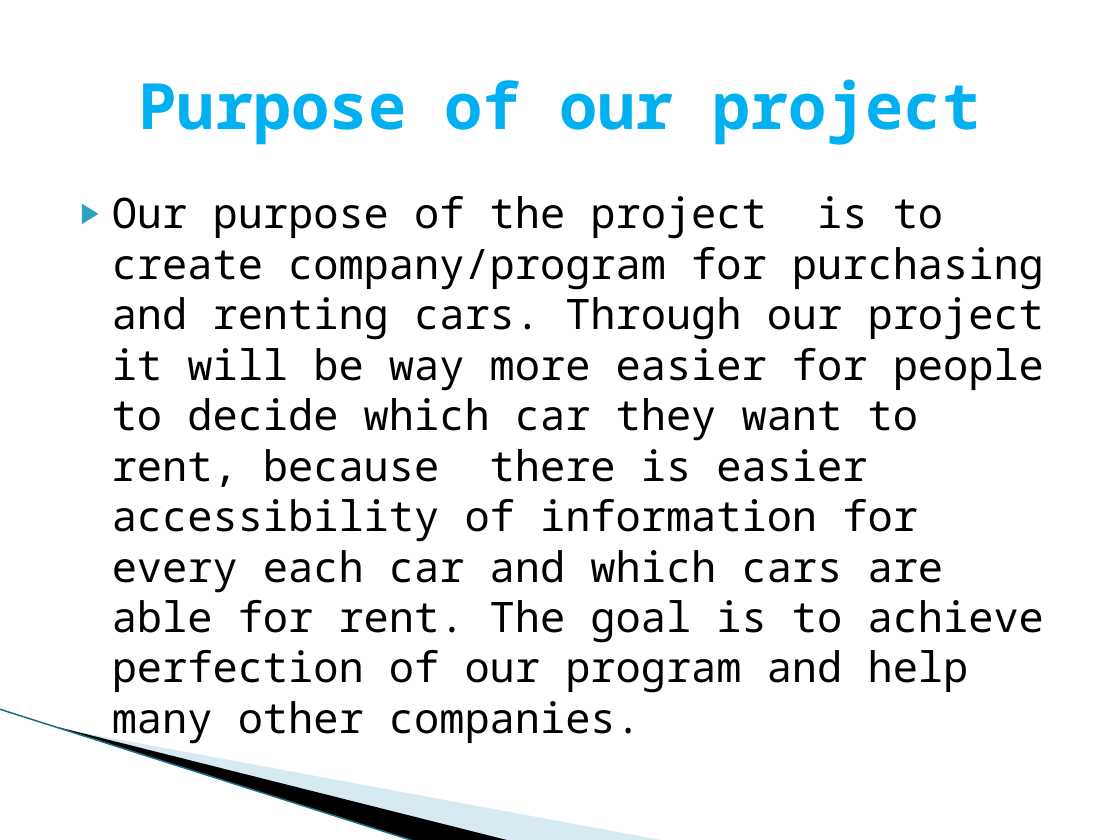
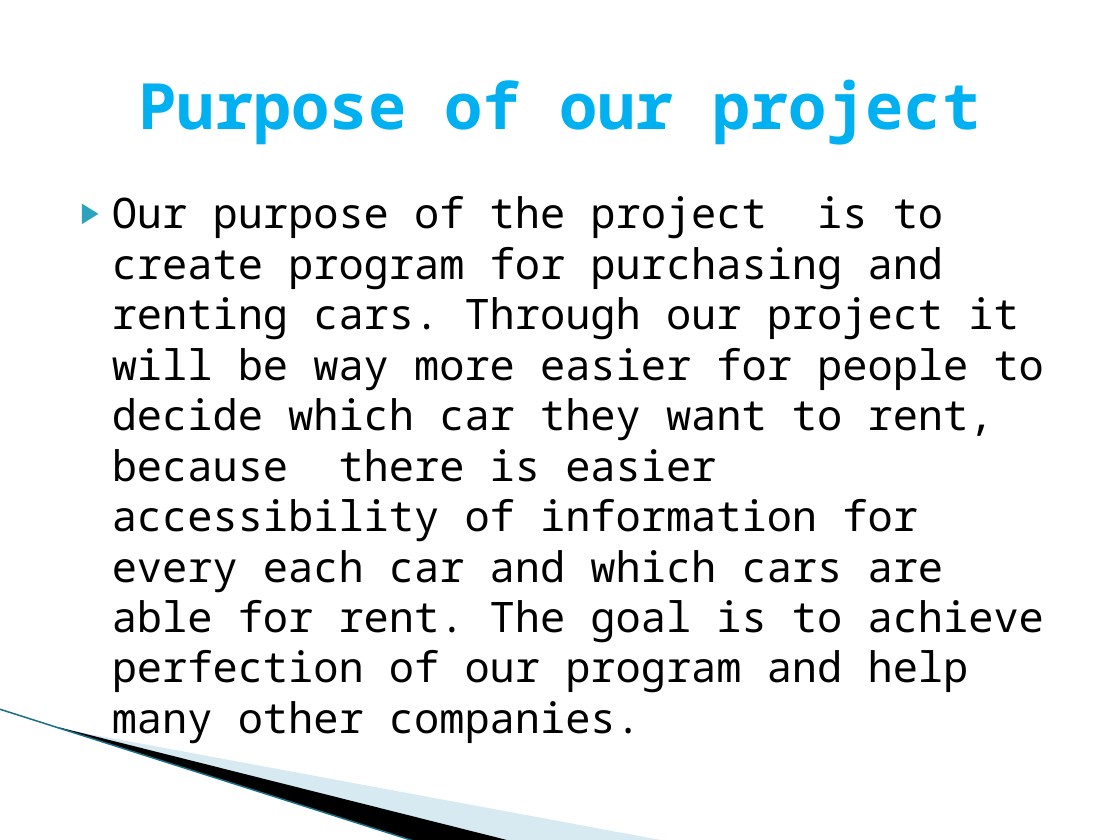
Before and after one commit to vgkavaldzhiev18/StructuresGit, a slide deck: slide 2 of Car Rent Incorporation.pptx. Drawn at 1120x840 pixels with LibreOffice and Linux fonts; fonts in the diff are those of the drawing; background and template pictures are left out. Boxes give left, top, right and bottom in pixels: in the first picture for what was removed or moved away, otherwise in the second. Text is boxed around its words. In the diff, an @@ line names an element or a change of style, - is before the commit and + after.

```diff
--- a/Car Rent Incorporation.pptx
+++ b/Car Rent Incorporation.pptx
@@ text at bbox=[112, 196, 1044, 745]: text changed @@
-▶ Our purpose of the project is to create company/program for purchasing and renting cars. Through our project it will be way more easier for people to decide which car they want to rent, because there is easier accessibility of information for every each car and which cars are able for rent. The goal is to achieve perfection of our program and help many other companies.
+▶ Our purpose of the project is to create program for purchasing and renting cars. Through our project it will be way more easier for people to decide which car they want to rent, because there is easier accessibility of information for every each car and which cars are able for rent. The goal is to achieve perfection of our program and help many other companies.
```
Also in this commit, not shown: 1 slide added, 1 slide removed.
